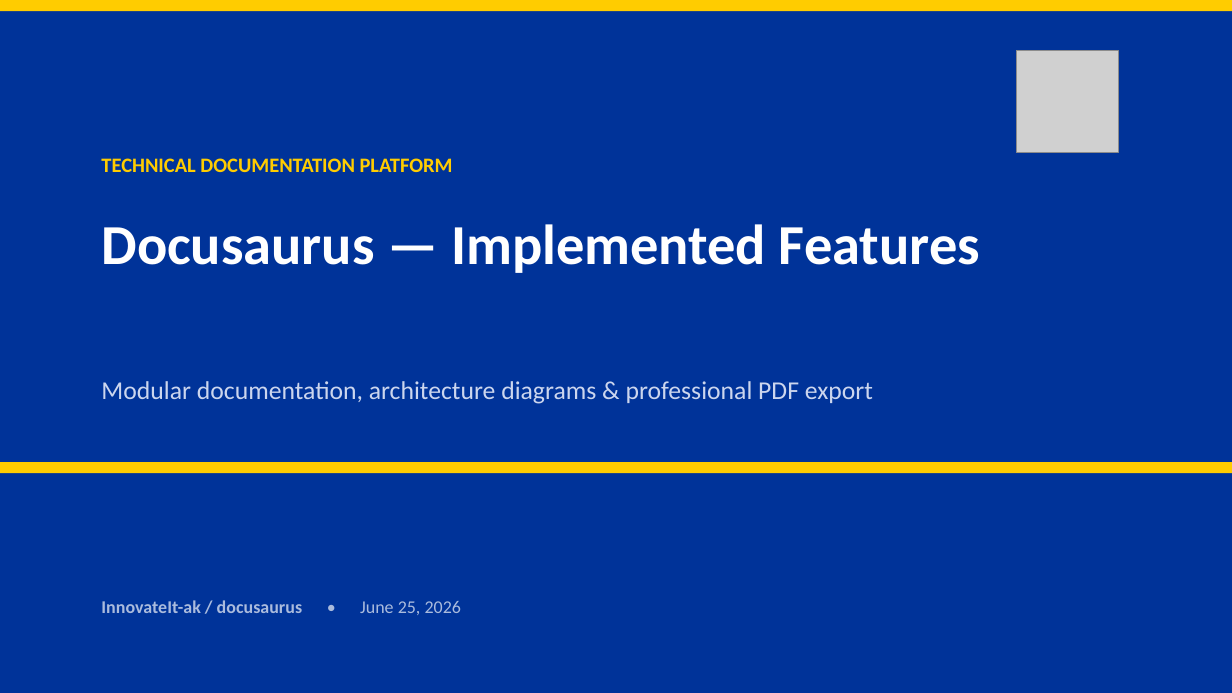
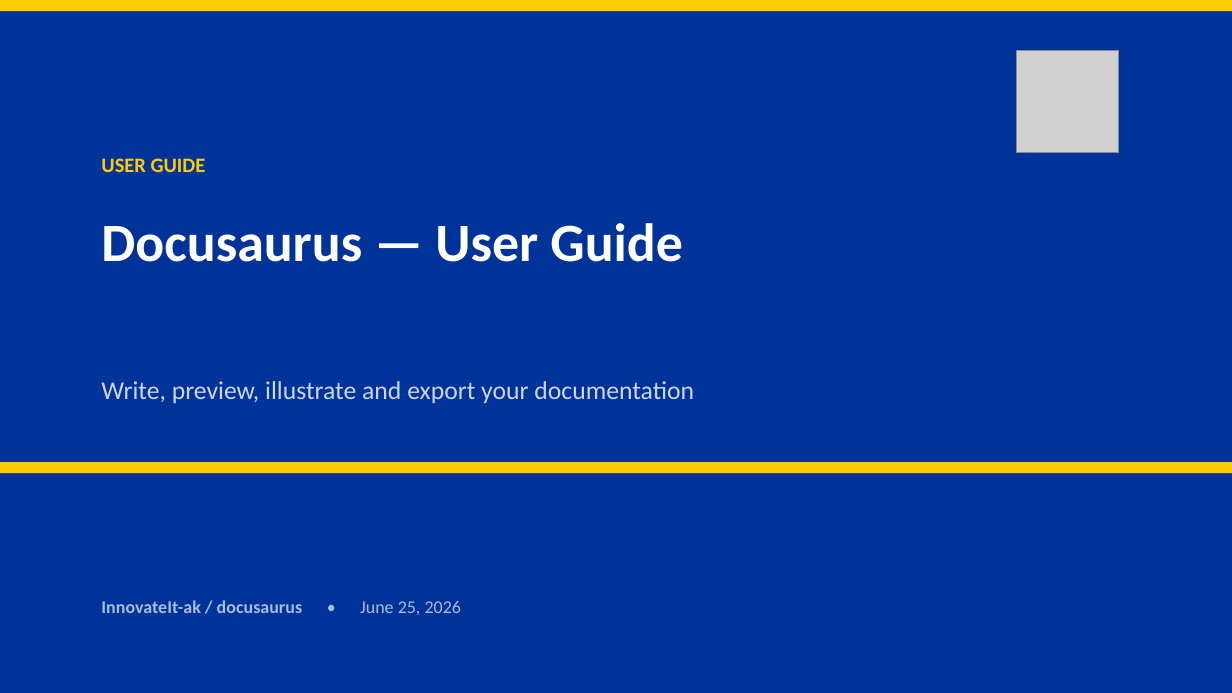
Before and after one commit to InnovateIt-ak/docusaurus, a slide deck: slide 1 of implemented-features.pptx. Drawn at 1232x693 pixels with LibreOffice and Linux fonts; fonts in the diff are those of the drawing; grey boxes stand for pictures. Boxes give left, top, right and bottom in pixels: in the first picture for what was removed or moved away, otherwise in the second. Text is boxed around its words. In the diff, an @@ line names an element or a change of style, - is before the commit and + after.

```diff
--- a/implemented-features.pptx
+++ b/implemented-features.pptx
@@ text at box(101, 158, 206, 172): text changed @@
-TECHNICAL DOCUMENTATION PLATFORM
+USER GUIDE
@@ text at box(101, 223, 682, 262): text changed; size 44 to 42 pt @@
-Docusaurus — Implemented Features
+Docusaurus — User Guide
@@ text at box(101, 381, 694, 403): text changed @@
-Modular documentation, architecture diagrams & professional PDF export
+Write, preview, illustrate and export your documentation
```
Also in this commit, not shown: 6 other slides changed, 3 slides added, 3 slides removed, 5 other files.
